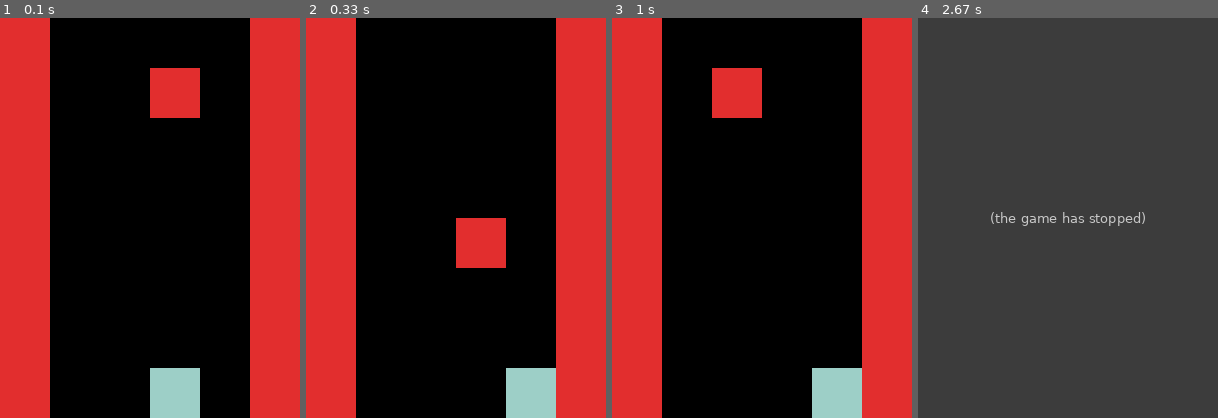
Above: before the commit, frames 1-4 (left to right).
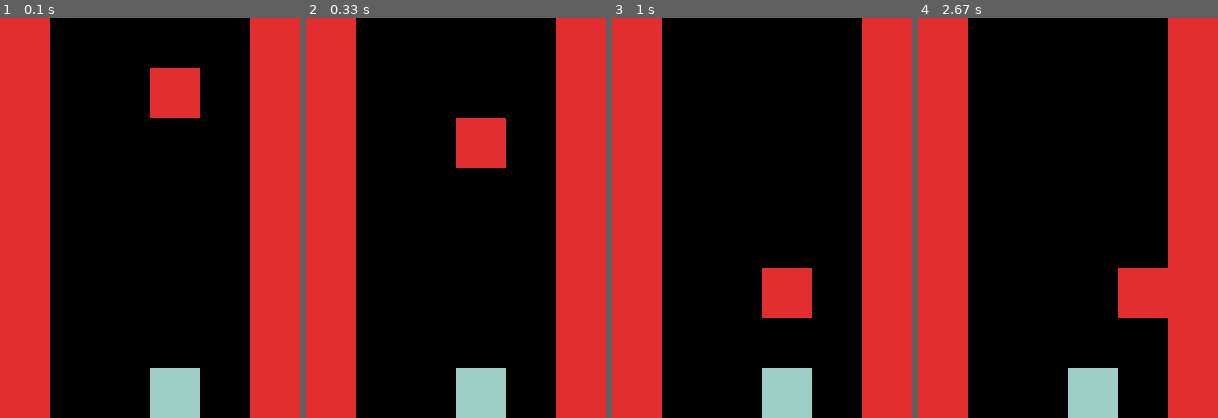
Above: after the commit, the same moments.

Repository: gunheekim90/pygame_avoid
Game: pygame game, started from jo_v1.py
Two runs of this game, one before a commit and one after it. Both use one fixed random seed, a clock stepped at 60 frames per second and the inputs below.
Inputs:
- Up to frame 1 (0.1 s): no input
- Up to frame 2 (0.33 s): no input
- Up to frame 3 (1 s): no input
- Up to frame 4 (2.67 s): no input

Frame 1 is identical in both runs. In frame 2, 8.3% of the frame differs, in the area x 50-84%, y 25-100%; in frame 3, 8.3%; in frame 4, 100%, in the area x 0-100%, y 0-100%.
Before the commit the program exited at 2.5 s; later frames show no game.

Commit message:
bug fix with numpy.arange end limit

Diff:
--- a/jo_v1.py
+++ b/jo_v1.py
@@ -14,11 +14,11 @@
 player_x = window_length // 2
 player_y = window_height - player_s
 clock = pygame.time.Clock()
-block_rate = 10
+block_rate = 5
 limit_left  = player_s
 limit_right = window_length-2*player_s
 frame_number = 0
-enemy_positions = numpy.arange(start=limit_left, stop=limit_right, step=player_s)
+enemy_positions = numpy.arange(start=limit_left, stop=limit_right+player_s, step=player_s)
 enemy_x = numpy.random.choice(a=enemy_positions)
 enemy_y = 0
 
